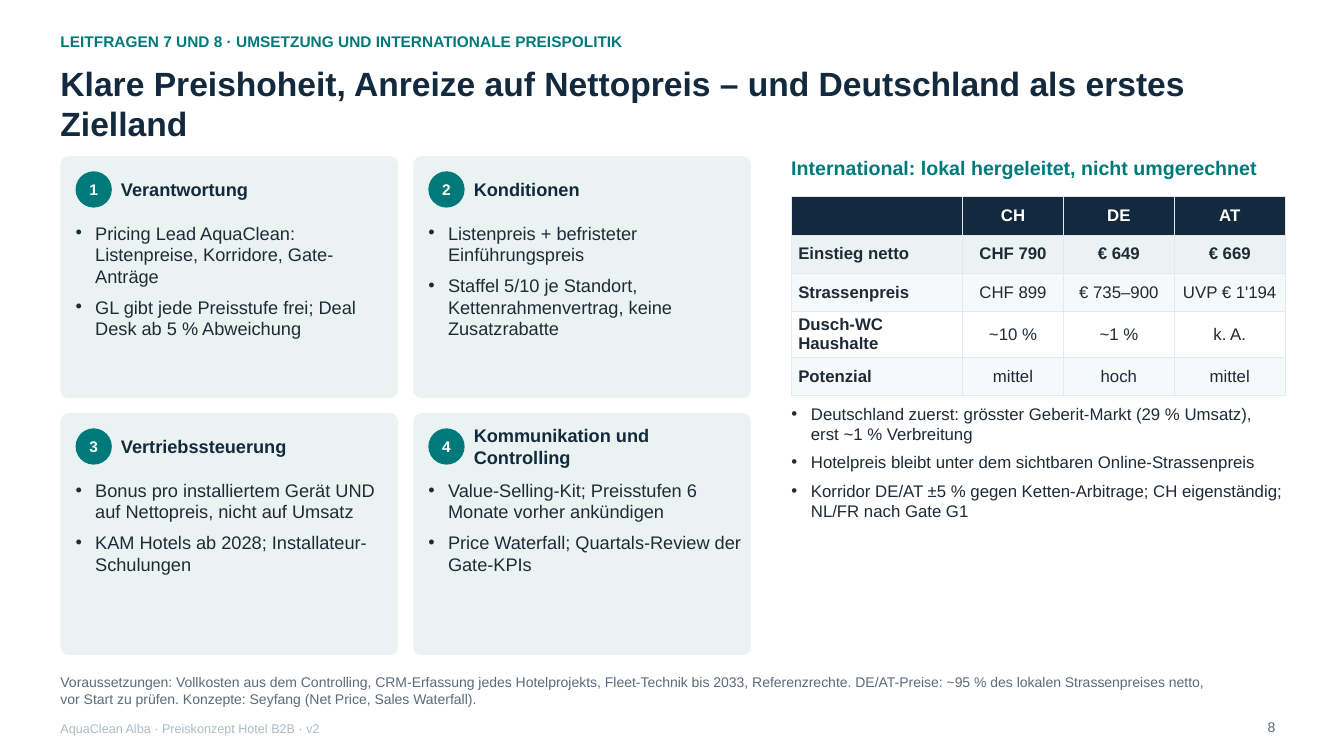
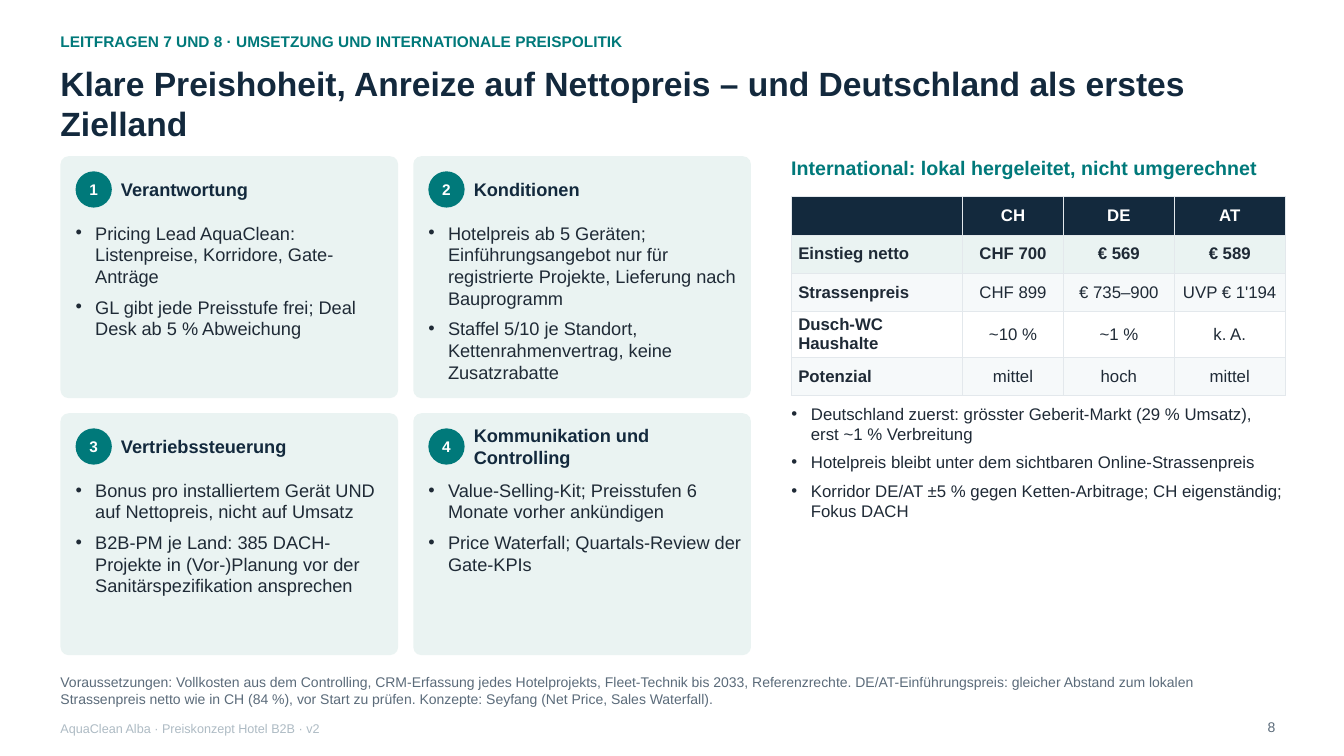
Before and after one commit to dhueppi/ZHAW_CAS_PRICING_01, a slide deck: slide 8 of leistungsnachweis_2/LN2_AquaClean_Alba_Hotel_Preiskonzept_2026_v2.pptx. Drawn at 1344x756 pixels with LibreOffice and Linux fonts; fonts in the diff are those of the drawing. Boxes give left, top, right and bottom in pixels: in the first picture for what was removed or moved away, otherwise in the second. Text is boxed around its words. In the diff, an @@ line names an element or a change of style, - is before the commit and + after.

```diff
--- a/leistungsnachweis_2/LN2_AquaClean_Alba_Hotel_Preiskonzept_2026_v2.pptx
+++ b/leistungsnachweis_2/LN2_AquaClean_Alba_Hotel_Preiskonzept_2026_v2.pptx
@@ table at [791, 197, 1286, 388] @@
-row 2: Einstieg netto | CHF 790 | € 649 | € 669
+row 2: Einstieg netto | CHF 700 | € 569 | € 589
@@ text at [448, 226, 735, 309]: text changed @@
-• Listenpreis + befristeter Einführungspreis
+• Hotelpreis ab 5 Geräten; Einführungsangebot nur für registrierte Projekte, Lieferung nach Bauprogramm
@@ text at [811, 485, 1282, 517]: text changed @@
-• Korridor DE/AT ±5 % gegen Ketten-Arbitrage; CH eigenständig; NL/FR nach Gate G1
+• Korridor DE/AT ±5 % gegen Ketten-Arbitrage; CH eigenständig; Fokus DACH
@@ text at [95, 535, 359, 596]: text changed @@
-• KAM Hotels ab 2028; Installateur-Schulungen
+• B2B-PM je Land: 385 DACH-Projekte in (Vor-)Planung vor der Sanitärspezifikation ansprechen
@@ text at [60, 677, 1193, 707]: text changed @@
-Voraussetzungen: Vollkosten aus dem Controlling, CRM-Erfassung jedes Hotelprojekts, Fleet-Technik bis 2033, Referenzrechte. DE/AT-Preise: ~95 % des lokalen Strassenpreises netto, vor Start zu prüfen. Konzepte: Seyfang (Net Price, Sales Waterfall).
+Voraussetzungen: Vollkosten aus dem Controlling, CRM-Erfassung jedes Hotelprojekts, Fleet-Technik bis 2033, Referenzrechte. DE/AT-Einführungspreis: gleicher Abstand zum lokalen Strassenpreis netto wie in CH (84 %), vor Start zu prüfen. Konzepte: Seyfang (Net Price, Sales Waterfall).
```
Also in this commit, not shown: 13 other slides changed, 6 other files.
